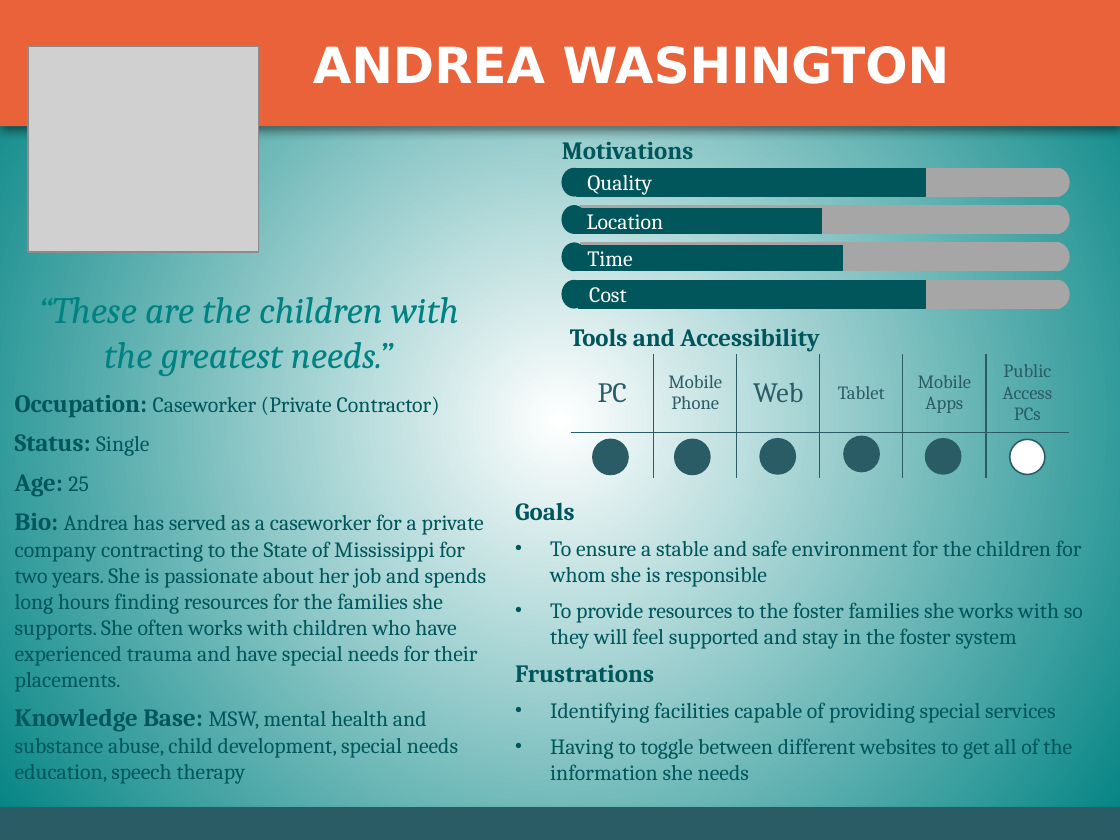
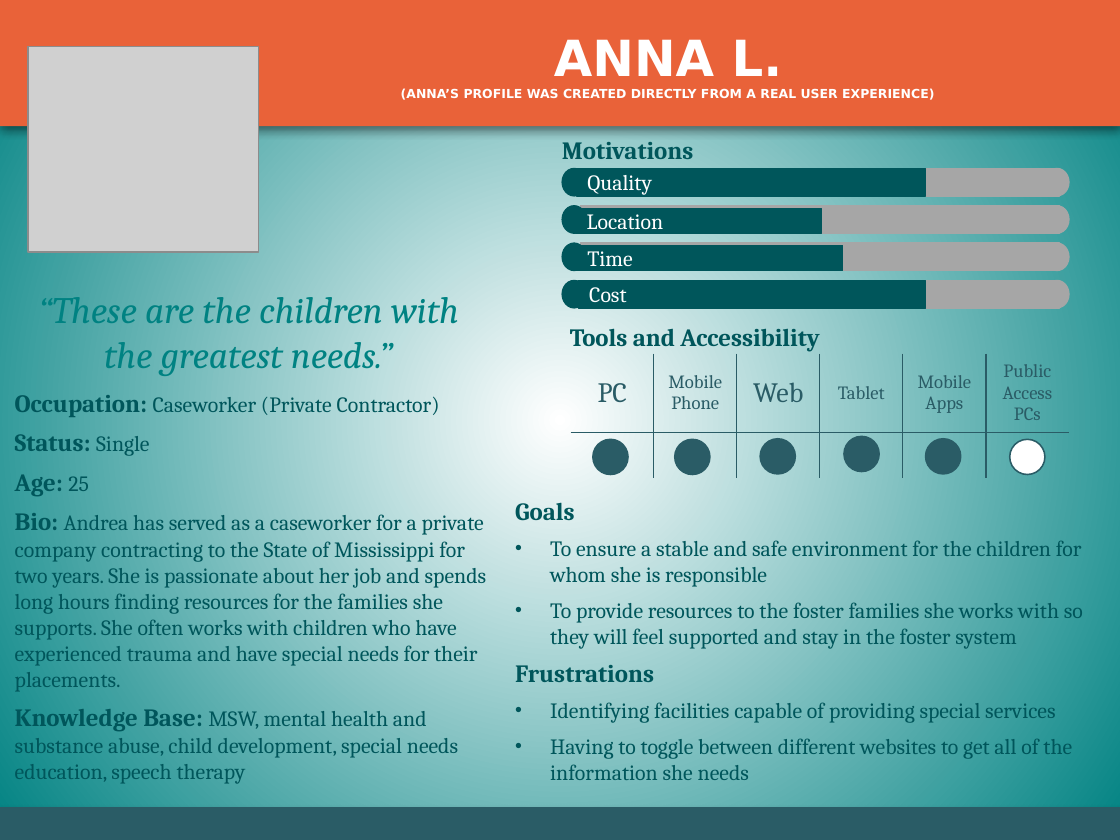
Before and after one commit to CambriaSolutions/MSRFP-3717, a slide deck: slide 5 of artifacts/Human-Centered-Design-Artifacts/MS ADPQ Personas.pptx. Drawn at 1120x840 pixels with LibreOffice and Linux fonts; fonts in the diff are those of the drawing; grey boxes stand for pictures. Boxes give left, top, right and bottom in pixels: in the first picture for what was removed or moved away, otherwise in the second. Text is boxed around its words. In the diff, an @@ line names an element or a change of style, - is before the commit and + after.

```diff
--- a/artifacts/Human-Centered-Design-Artifacts/MS ADPQ Personas.pptx
+++ b/artifacts/Human-Centered-Design-Artifacts/MS ADPQ Personas.pptx
@@ title at (401, 39, 934, 100): text changed; size 32 to 8 pt @@
-ANDREA WASHINGTON
+ANNA L.
+(ANNA’S PROFILE WAS CREATED DIRECTLY FROM A REAL USER EXPERIENCE)
```
Also in this commit, not shown: 3 other slides changed.
